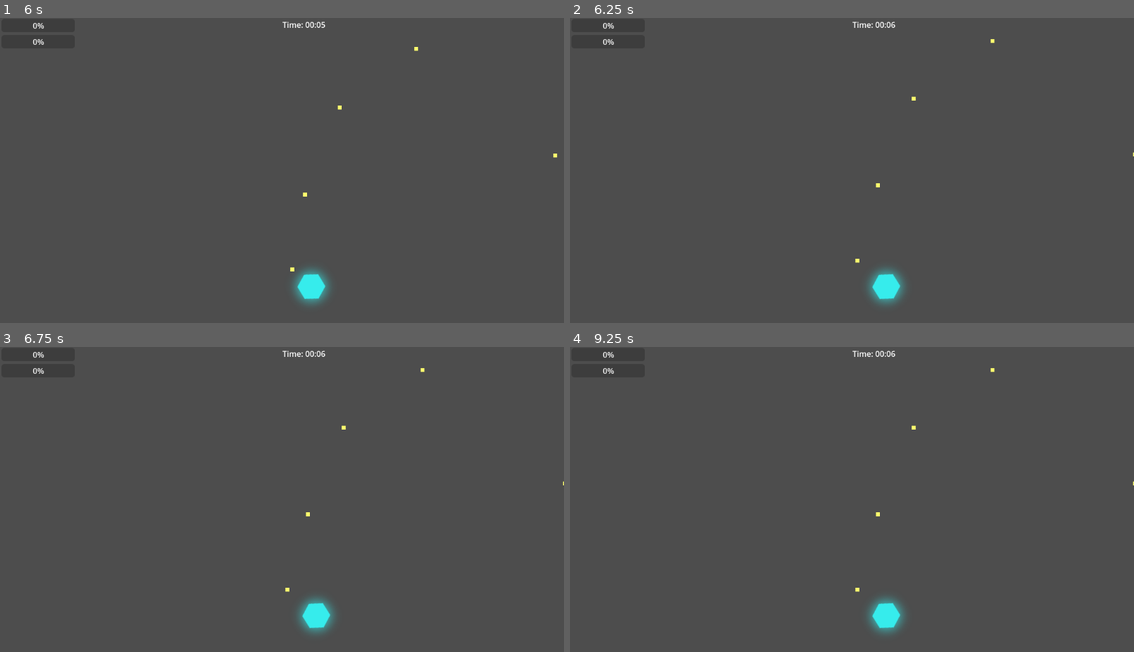
Above: before the commit, frames 1-4 (two rows, left to right).
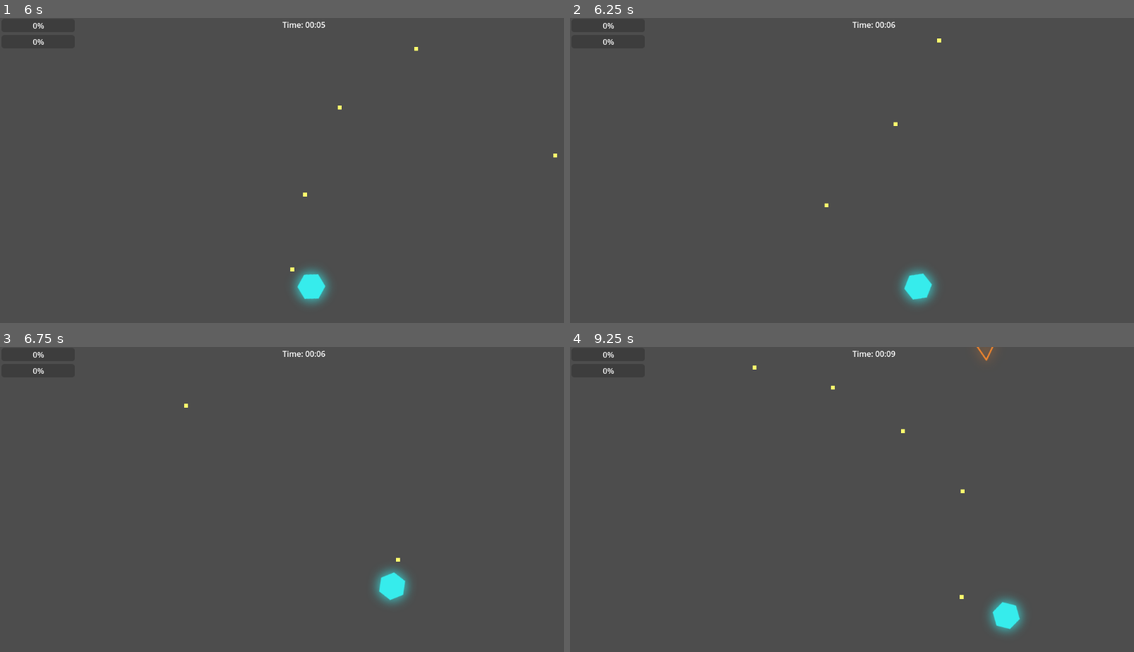
Above: after the commit, the same moments.

Repository: E3-Hub/major-jam-7
Game: Godot game, scene res://scenes/world/main.tscn
Same seed, same stepped clock (60 frames per second), same inputs: the game is played once before the commit and once after it.
Inputs (mouse positions are in pixels of both pictures, inside the frame that each line leads up to):
- Up to frame 1 (6 s): tap Enter at 0.5 s; move the mouse to (406, 161) at 0.52 s; press the mouse at (406, 161) at 0.53 s; hold D (move_right) 0.53-1.28 s; move the mouse to (169, 191) at 1.27 s; release the mouse at (169, 191) at 1.28 s; hold S (move_down) 1.28-2.03 s; click (169, 191) at 1.35 s; move the mouse to (338, 106) at 2.02 s; press the mouse at (338, 106) at 2.03 s; hold D (move_right) 2.03-2.78 s; move the mouse to (253, 240) at 2.77 s; release the mouse at (253, 240) at 2.78 s; hold W (move_up) 2.78-3.53 s; click (253, 240) at 2.85 s; move the mouse to (451, 225) at 3.52 s; press the mouse at (451, 225) at 3.53 s; hold A (move_left) 3.53-5.03 s; move the mouse to (112, 127) at 4.27 s; release the mouse at (112, 127) at 4.28 s; click (112, 127) at 4.35 s; move the mouse to (310, 176) at 5.02 s; press the mouse at (310, 176) at 5.03 s; hold S (move_down) 5.03-5.78 s; move the mouse to (197, 97) at 5.77 s; release the mouse at (197, 97) at 5.78 s; hold D (move_right) from 5.78 s (still down); click (197, 97) at 5.85 s
- Up to frame 2 (6.25 s): keep holding D (move_right)
- Up to frame 3 (6.75 s): move the mouse to (406, 490) at 6.52 s; release D (move_right) at 6.53 s; press the mouse at (406, 490) at 6.53 s; hold W (move_up) from 6.53 s (still down)
- Up to frame 4 (9.25 s): move the mouse to (739, 520) at 7.27 s; release W (move_up) at 7.28 s; release the mouse at (739, 520) at 7.28 s; hold D (move_right) 7.28-8.03 s; click (739, 520) at 7.35 s; move the mouse to (908, 435) at 8.02 s; press the mouse at (908, 435) at 8.03 s; hold S (move_down) 8.03-8.78 s; move the mouse to (823, 569) at 8.77 s; release the mouse at (823, 569) at 8.78 s; hold A (move_left) from 8.78 s (still down); click (823, 569) at 8.85 s

Frame 1 is identical in both runs. In frame 2, 1.2% of the frame differs, in the area x 45-100%, y 6-94%; in frame 3, 1.2%; in frame 4, 1.4%, in the area x 32-100%, y 0-94%.

Commit message:
mock data

Diff:
--- a/scripts/systems/patch_system.gd
+++ b/scripts/systems/patch_system.gd
@@ -3,8 +3,8 @@
 
 signal patch_applied(patch_data: Dictionary)
 
-@export var min_patch_interval: float = 5.0
-@export var max_patch_interval: float = 10.0
+@export var min_patch_interval: float = 1000.0
+@export var max_patch_interval: float = 1000.0
 
 @onready var patch_timer: Timer = $PatchTimer
 
